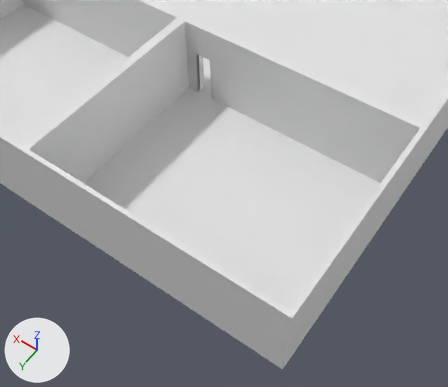
The glTF model react/public/assets/room.glb, before and after one commit.
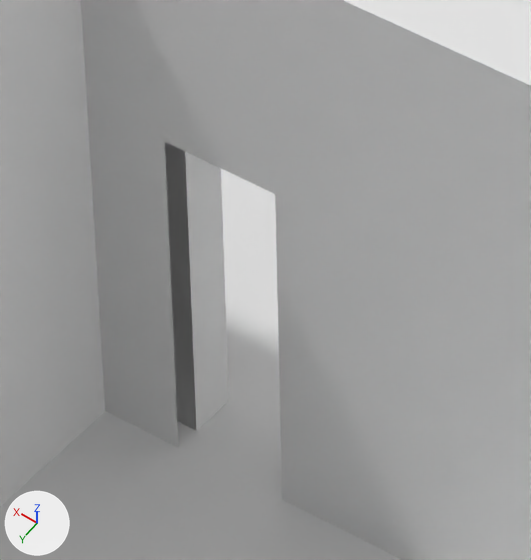
There are two pictures of each version: one from a 50 mm lens placed at (-28.47, 70.9, 53.66), pointed at (-5.74, 39.08, 3.66), one close up on the part from 39% to 54% of the width and 9% to 27% of the height. The lights are fixed; the arrows at lower left show +X, +Y and +Z. Where no turn or scale is listed for an object, it has been applied to the vertices. Vertices at the same position are counted once.

The first close-up shows 'room1', 'room4'.
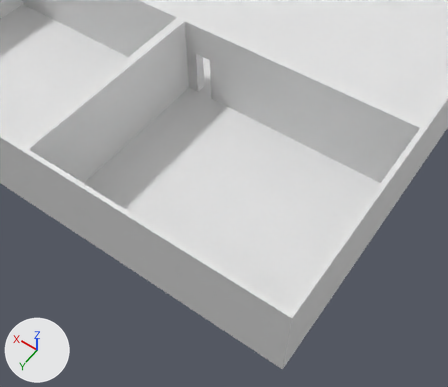
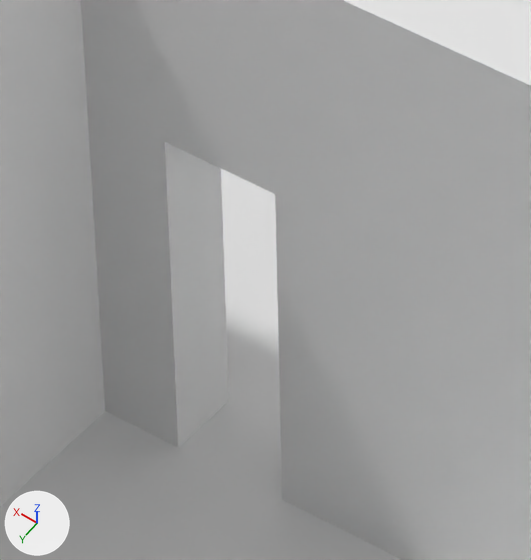
Location of each change, [x1, y1, x2, y2] in pixels of the close-ups (531 x 560 px; the box of a moved part takes in the faces that stretch with it):
part 1 of me_cube_011, moved or reshaped: before [0, 411, 402, 560]; after [0, 142, 402, 560]

Patch to the scene script:
```diff
--- a/react/public/assets/room.glb.py
+++ b/react/public/assets/room.glb.py
@@ me_cube_011 @@
 # used by ob_room4; location = (-5.0, 37.5, 5.0)
-me_cube_011.from_pydata(...)  # 29 vertices, 59 faces; spans x -15.0..15.0, y -12.5..12.5, z -5.0..5.0
+me_cube_011.from_pydata(...)  # 25 vertices, 57 faces; spans x -15.0..15.0, y -12.5..12.5, z -5.0..5.0
+# me_cube_011 part 1
+# 4 vertices are removed from x 11.0..13.0, y -12.1..-11.8, z -5.0
+# 15 faces are deleted
+# 13 new faces join them
 me_cube_011.materials.append(mat_material_011)
```
